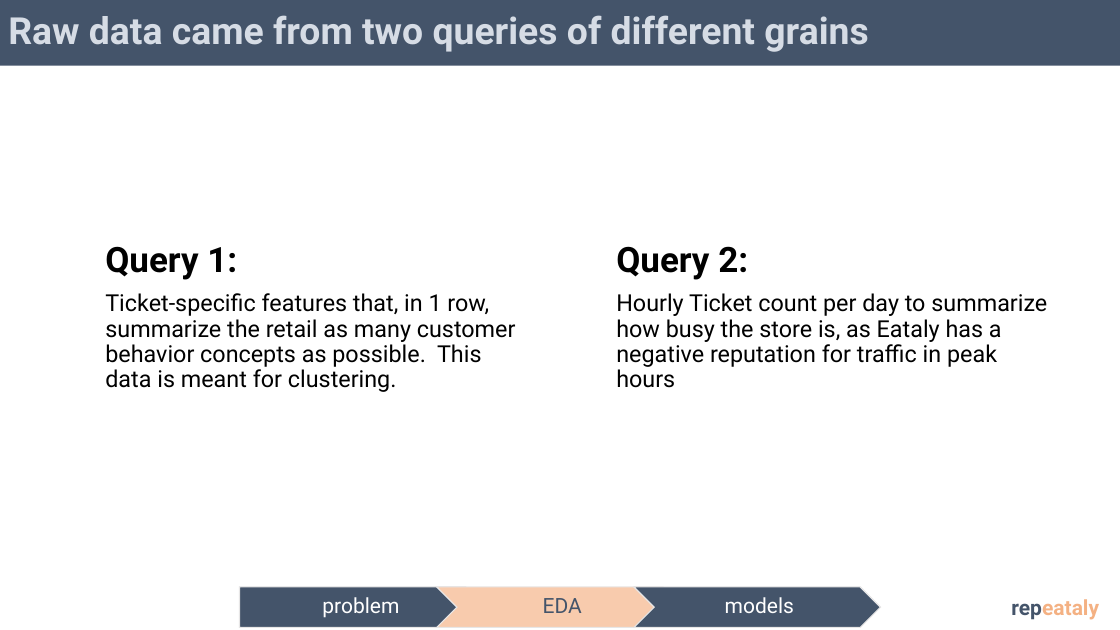
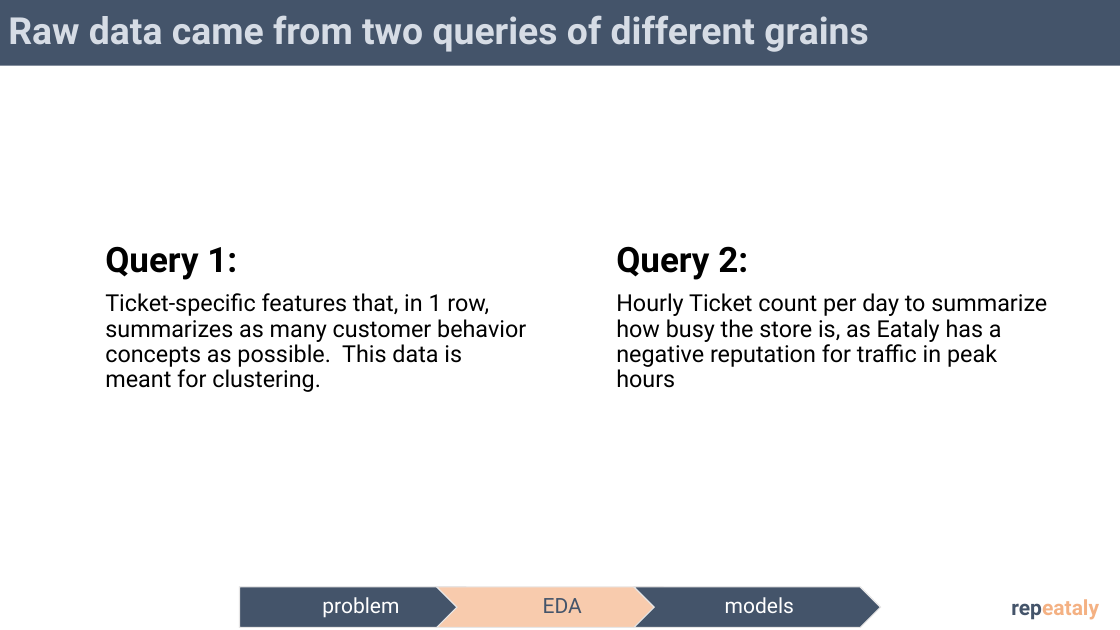
Before and after one commit to zenyui/ga-portfolio, a slide deck: slide 5 of project/presentation/repeataly_pres_final.pptx. Drawn at 1120x630 pixels with LibreOffice and Linux fonts; fonts in the diff are those of the drawing. Boxes give left, top, right and bottom in pixels: in the first picture for what was removed or moved away, otherwise in the second. Text is boxed around its words. In the diff, an @@ line names an element or a change of style, - is before the commit and + after.

```diff
--- a/project/presentation/repeataly_pres_final.pptx
+++ b/project/presentation/repeataly_pres_final.pptx
@@ text at [105, 293, 526, 392]: text changed @@
-Ticket-specific features that, in 1 row, summarize the retail as many customer behavior concepts as possible. This data is meant for clustering.
+Ticket-specific features that, in 1 row, summarizes as many customer behavior concepts as possible. This data is meant for clustering.
```
Also in this commit, not shown: 1 other file.
